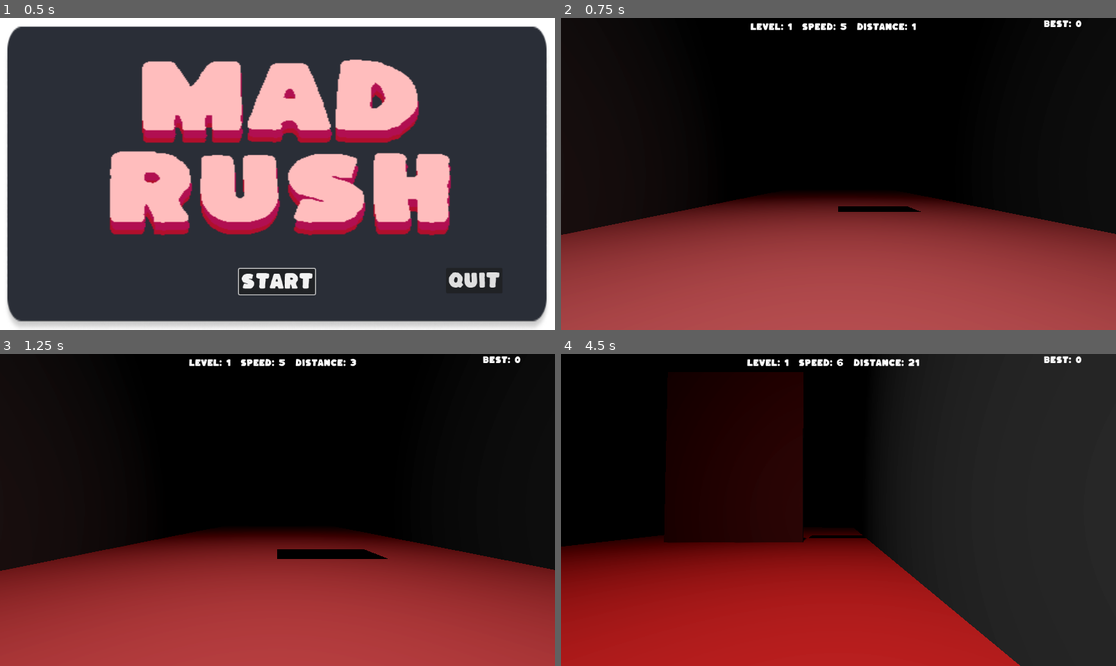
Above: before the commit, frames 1-4 (two rows, left to right).
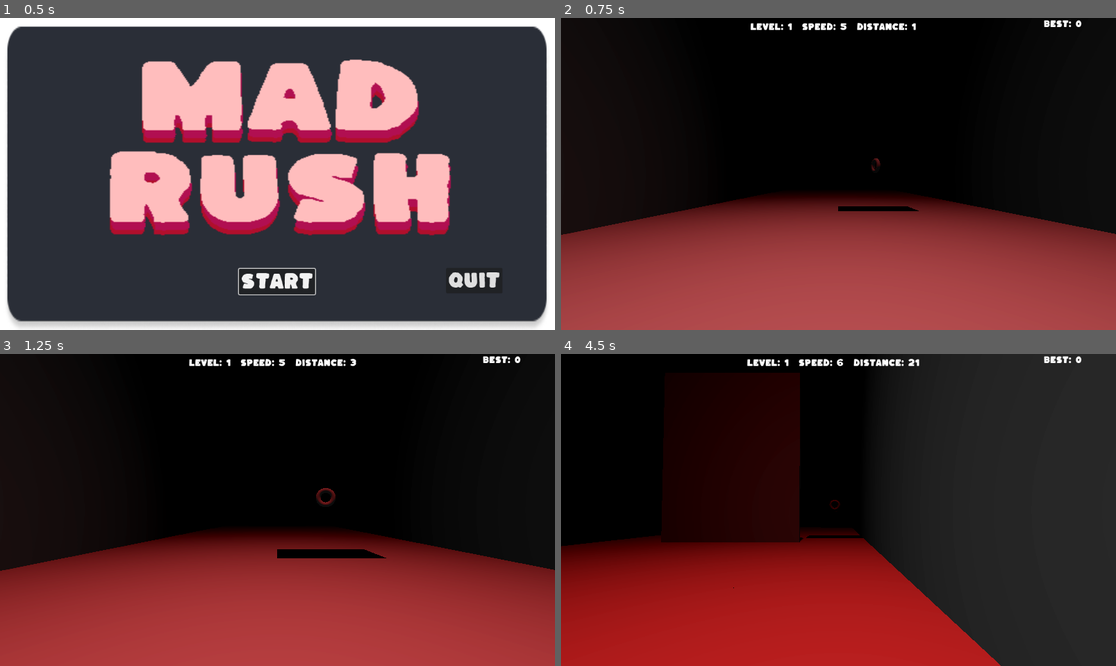
Above: after the commit, the same moments.

Repository: finalsabbath/3d-runner
Game: Godot game, scene res://scenes/main_menu.tscn
The game is run twice, just before and just after one commit, with the same random seed, the same clock (stepped at 60 frames per second) and the same inputs.
Inputs:
- Up to frame 1 (0.5 s): no input
- Up to frame 2 (0.75 s): click "Start" at 0.5 s
- Up to frame 3 (1.25 s): no input
- Up to frame 4 (4.5 s): hold Right (move_right) 1.28-2.03 s; tap Space (jump) at 1.52, 2.27, 3.77 s; hold Down (ui_down) 2.03-2.78 s; hold Right (move_right) 2.78-3.53 s; hold Up (ui_up) 3.53-4.28 s; hold Left (move_left) from 4.28 s (still down)

Frame 1 is identical in both runs. In frame 2, less than 0.1% of the frame differs, in the area x 49-65%, y 44-63%; in frame 3, 0.1%; in frame 4, 1.2%, in the area x 0-83%, y 5-100%.

Commit message:
mostly working pickup that currently does nothing

Diff:
--- /dev/null
+++ b/3d-runner/scenes/prefabs/pickup.tscn
@@ -0,0 +1,27 @@
+[gd_scene load_steps=4 format=3 uid="uid://bnppik6bxdhhe"]
+
+[ext_resource type="Script" uid="uid://cyvorwt85hs0m" path="res://scripts/scene/pickup.gd" id="1_vxnv5"]
+
+[sub_resource type="SphereShape3D" id="SphereShape3D_vxnv5"]
+radius = 0.45
+
+[sub_resource type="TorusMesh" id="TorusMesh_vxnv5"]
+inner_radius = 0.2
+outer_radius = 0.4
+
+[node name="Pickup" type="Node3D"]
+script = ExtResource("1_vxnv5")
+
+[node name="Area3D" type="Area3D" parent="."]
+transform = Transform3D(-0.0336087, 0.999435, 0, -0.999435, -0.0336087, 0, 0, 0, 1, 0, 0.306793, 0)
+
+[node name="CollisionShape3D" type="CollisionShape3D" parent="Area3D"]
+transform = Transform3D(1, 0, 0, 0, 1, 0, 0, 0, 1, -0.0198364, 0.00775146, 0.00765991)
+shape = SubResource("SphereShape3D_vxnv5")
+
+[node name="MeshInstance3D" type="MeshInstance3D" parent="Area3D"]
+mesh = SubResource("TorusMesh_vxnv5")
+
+[node name="GPUParticles3D" type="GPUParticles3D" parent="Area3D"]
+
+[connection signal="body_entered" from="Area3D" to="." method="_on_area_3d_body_entered"]
--- a/3d-runner/scenes/prefabs/player.tscn
+++ b/3d-runner/scenes/prefabs/player.tscn
@@ -3,6 +3,7 @@
 [ext_resource type="Script" uid="uid://dcbnisljy5htt" path="res://scripts/scene/player.gd" id="1_3vyb7"]
 
 [sub_resource type="CapsuleShape3D" id="CapsuleShape3D_e5uuo"]
+radius = 0.3
 
 [sub_resource type="CapsuleMesh" id="CapsuleMesh_nnsk1"]
 
@@ -17,4 +18,4 @@
 mesh = SubResource("CapsuleMesh_nnsk1")
 
 [node name="Camera3D" type="Camera3D" parent="."]
-transform = Transform3D(1, 0, 0, 0, 0.999668, -0.0257583, 0, 0.0257583, 0.999668, 0, 0.572753, 0.42096)
+transform = Transform3D(1, 0, 0, 0, 0.999668, -0.0257583, 0, 0.0257583, 0.999668, 0, 0.572753, 0.460871)
--- a/3d-runner/scripts/controllers/terrain_controller.gd
+++ b/3d-runner/scripts/controllers/terrain_controller.gd
@@ -6,6 +6,7 @@
 const VELOCITY_MULT: int = 10
 const STARTER_BLOCKS: int = 1
 const MAX_OBSTACLES: int = 5
+const PICKUP = preload("res://scenes/prefabs/pickup.tscn")
 
 var count_starter_blocks = 0
 var debug_enabled: bool = false
@@ -71,14 +72,25 @@
 			new_obstacle.position.x = _get_obstacle_position(new_obstacle.type)
 			var separation: float = TERRAIN_LENGTH/num_obstacles/2
 			new_obstacle.position.z -= (i+1) * separation
+			#_spawn_pickup(new_obstacle.position)
 			new_obstacle.add_to_group("death_blocks")
 			block.add_child(new_obstacle)
 
 func _add_pits(block: Node3D,num_obstacles: int) -> void:
 	for i in range(num_obstacles):
 		var remove = randi_range(0,15)
-		var panels = block.get_children()
-		panels[remove].queue_free()
+		var remove_panel = block.get_children()[remove]
+		var pickup_pos = remove_panel.position
+		pickup_pos.y += 2
+		_spawn_pickup(pickup_pos, block)
+		remove_panel.queue_free()
+
+
+func _spawn_pickup(pos: Vector3,block: Node3D) -> void:
+	var new_pickup = PICKUP.instantiate()
+	new_pickup.position = pos
+	block.add_child(new_pickup)
+	print("added new pickup at " + str(pos.x))
 
 func _get_obstacle_position(type) -> float:
 	var pos_x: float = 0
--- /dev/null
+++ b/3d-runner/scripts/scene/pickup.gd
@@ -0,0 +1,11 @@
+extends Node3D
+
+
+func _on_area_3d_body_entered(body: Node3D) -> void:
+	if body.has_method("process_pickup"):
+		body.process_pickup()
+		queue_free()
+		print("destroyed pickup")
+
+func _physics_process(delta: float) -> void:
+	self.rotation.y +=2 *delta
--- a/3d-runner/scripts/scene/player.gd
+++ b/3d-runner/scripts/scene/player.gd
@@ -2,6 +2,7 @@
 
 @export var fall_acceleration = 75
 @export var jump_impulse = 20
+@export var isplayer: bool = true
 @onready var collision_shape_3d: CollisionShape3D = $CollisionShape3D
 @onready var camera_3d: Camera3D = $Camera3D
 
@@ -37,3 +38,6 @@
 	#check fall death
 	if position.y < -10:
 		EventBus.run_end.emit("Fell down a hole")
+
+func process_pickup() -> void:
+	pass
Not shown, added: 3d-runner/scripts/scene/pickup.gd.uid
